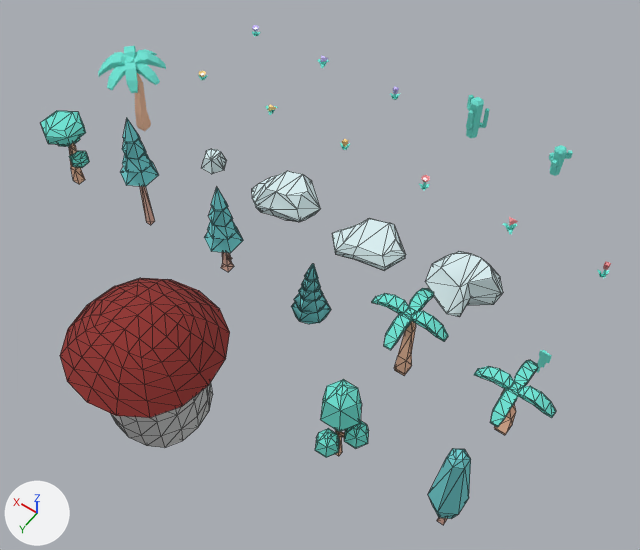
An edit to the glTF model docs/assets/tiles.glb, drawn before and after from the same camera.
Both versions are drawn from a 50 mm camera at (-5.02, 6.51, 10.09) aimed at (-0.67, 0.42, 0.52). Arrows for +X, +Y and +Z are at lower left; the lights stay in place. Mesh edges are drawn as thin lines on the coarser meshes. Vertices at the same position are counted once.

Names of what the first picture shows: 'House', 'stone_largeD', 'stone_largeE', 'stone_largeF', 'tree_palmDetailedTall', 'tree_palmShort', 'tree_palmTall', 'tree_pineTallC_detailed', 'tree_pineTallD', 'tree_plateau', 'tree_tall_dark', 'tree_thin'.
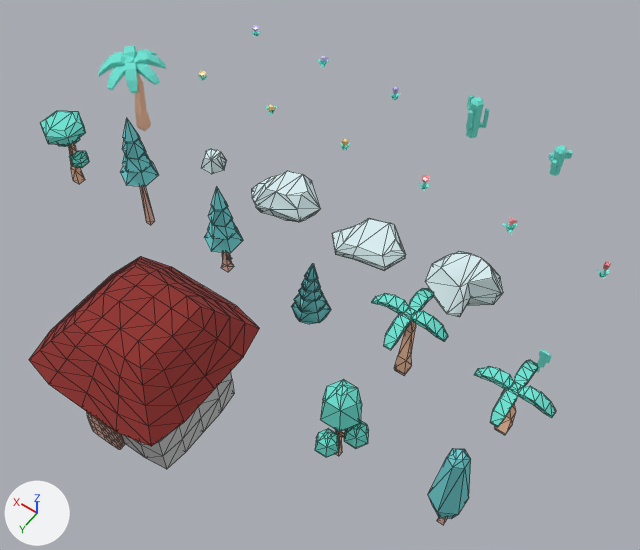
Patch to the scene script:
```diff
--- a/docs/assets/tiles.glb.py
+++ b/docs/assets/tiles.glb.py
@@ me_cube @@
 # used by ob_house; location = (0.0, 3.0, 0.7); scale = (0.7, 0.7, 0.7)
-me_cube.from_pydata(...)  # 196 vertices, 384 faces; spans x -1.37..1.37, y -1.37..1.37, z -1.0..1.82
+me_cube.from_pydata(...)  # 273 vertices, 512 faces; spans x -1.05..1.05, y -1.05..1.05, z 0.01..2.04
+# me_cube part 1: the loose piece of 98 vertices spanning x -1.37..1.37, y -1.37..1.37, z 1.0..1.82 is rebuilt with 98 vertices and now spans x -1.05..1.05, y -1.05..1.05, z 1.41..2.04
+# me_cube part 2: a new loose piece of 98 vertices spanning x -0.7..0.7, y -0.7..0.7, z 0.01..1.41, in mat_wall (light grey #c5c5c5)
+# me_cube part 3: a new loose piece of 77 vertices spanning x -0.01..0.47, y 0.72..0.81, z 0.02..0.72, in mat_woodbarkdark (beige #e7b5a3)
+# me_cube part 4
+# 98 vertices are removed from x -0.92..0.92, y -0.92..0.92, z -1.0..1.0
+# 192 faces are deleted
 me_cube.materials.append(mat_wall)
 me_cube.materials.append(mat_roof)
+me_cube.materials.append(mat_woodbarkdark)  # beige #e7b5a3
@@ ob_house @@
 ob_house = bpy.data.objects.new('House', me_cube)
-ob_house.location = (0.0, 3.0, 0.7)
-ob_house.scale = (0.7, 0.7, 0.7)
+ob_house.location = (0.0, 3.0, -0.01)
```

Changed parts and their boxes (x1, y1, x2, y2) in the pictures (640 x 550 px):
'House', reshaped, moved, rescaled (36% wider, 25% taller): before (60, 278, 230, 448); after (29, 256, 260, 469)
part 1 of me_cube, rebuilt (36% wider, 35% taller): before (60, 278, 230, 418); after (29, 256, 260, 446)
part 2 of me_cube, added: after (121, 372, 234, 469)
part 3 of me_cube, added: after (87, 412, 125, 449)
part 4 of me_cube, deleted: before (111, 383, 213, 448)
